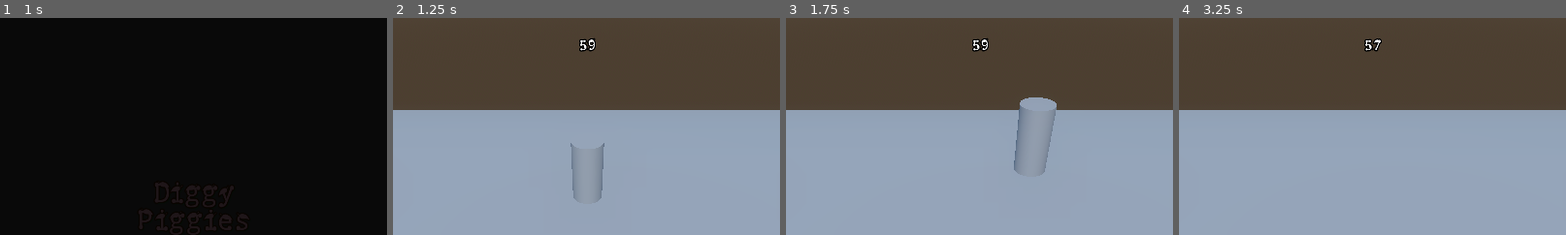
Above: before the commit, frames 1-4 (left to right).
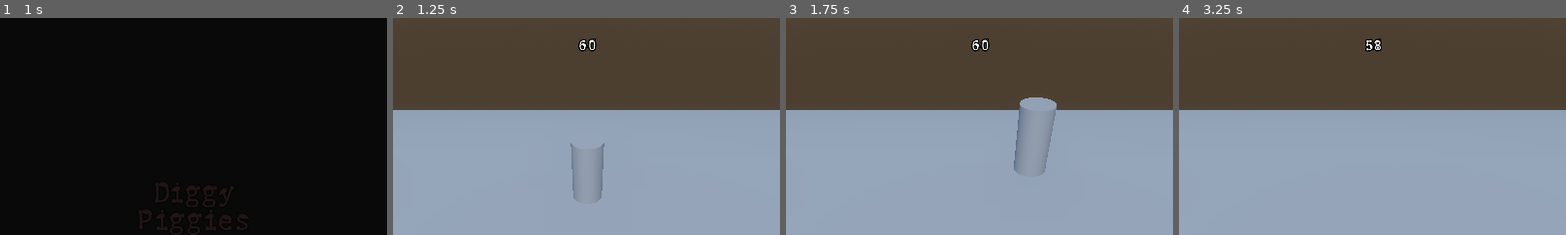
Above: after the commit, the same moments.

Repository: 80hdgames/GGJ-2023
Game: Godot game, scene res://Scenes/Start.tscn
Two runs of this game, one before a commit and one after it. Both use one fixed random seed, a clock stepped at 60 frames per second and the inputs below.
Inputs:
- Up to frame 1 (1 s): click "Play" at 0.5 s
- Up to frame 2 (1.25 s): no input
- Up to frame 3 (1.75 s): tap Enter (ui_accept) at 1.25, 1.52 s; hold Right (ui_right) from 1.28 s (still down); tap Shift (desktop1_boost) at 1.35 s
- Up to frame 4 (3.25 s): release Right (ui_right) at 2.03 s; hold Down (ui_down) 2.03-2.78 s; tap Shift (desktop1_boost) at 2.1, 2.85 s; tap Enter (ui_accept) at 2.27 s; hold Right (ui_right) from 2.78 s (still down)
The pictures show only the part of the screen within x 25-75%, y 0-50%; the shares and areas given below are measured in that part.

Frame 1 is identical in both runs. In frame 2, 0.2% of the frame differs, in the area x 47-53%, y 9-16%; in frame 3, 0.2%; in frame 4, 0.2%.

Commit message:
Fixed timer label
-rounds time left value up now

Diff:
--- a/GGJ-2023-Project/Scripts/UI/HUDTimer.gd
+++ b/GGJ-2023-Project/Scripts/UI/HUDTimer.gd
@@ -21,5 +21,5 @@
 
 
 func _update_label():
-	lastValue = int(timer.time_left)
+	lastValue = ceili(timer.time_left)
 	text = str(lastValue)
